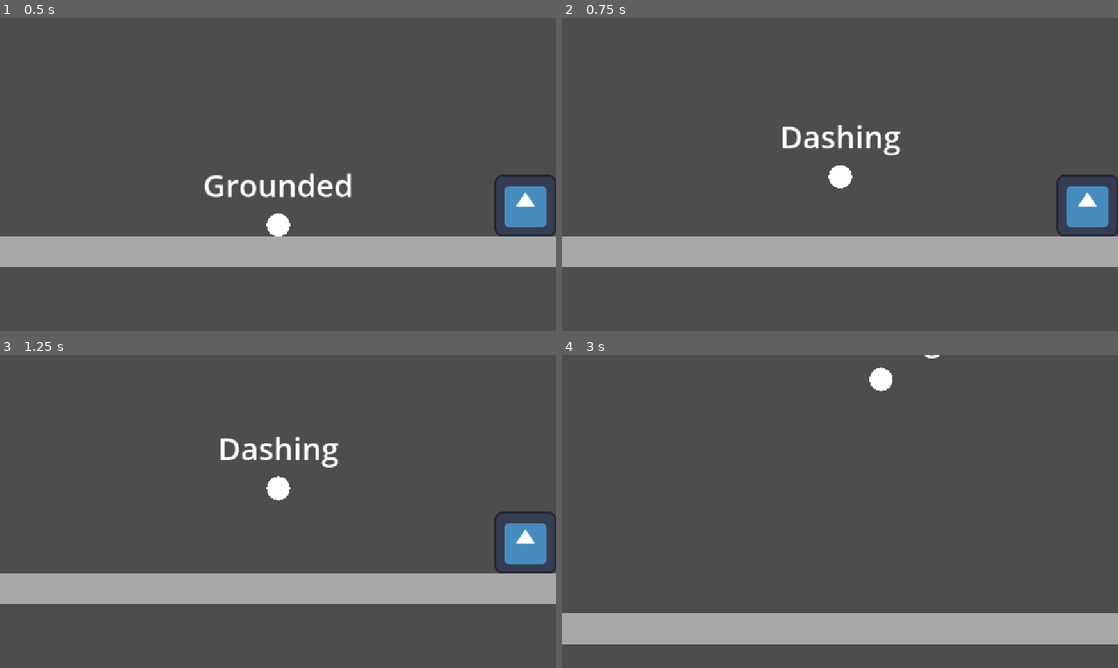
Above: before the commit, frames 1-4 (two rows, left to right).
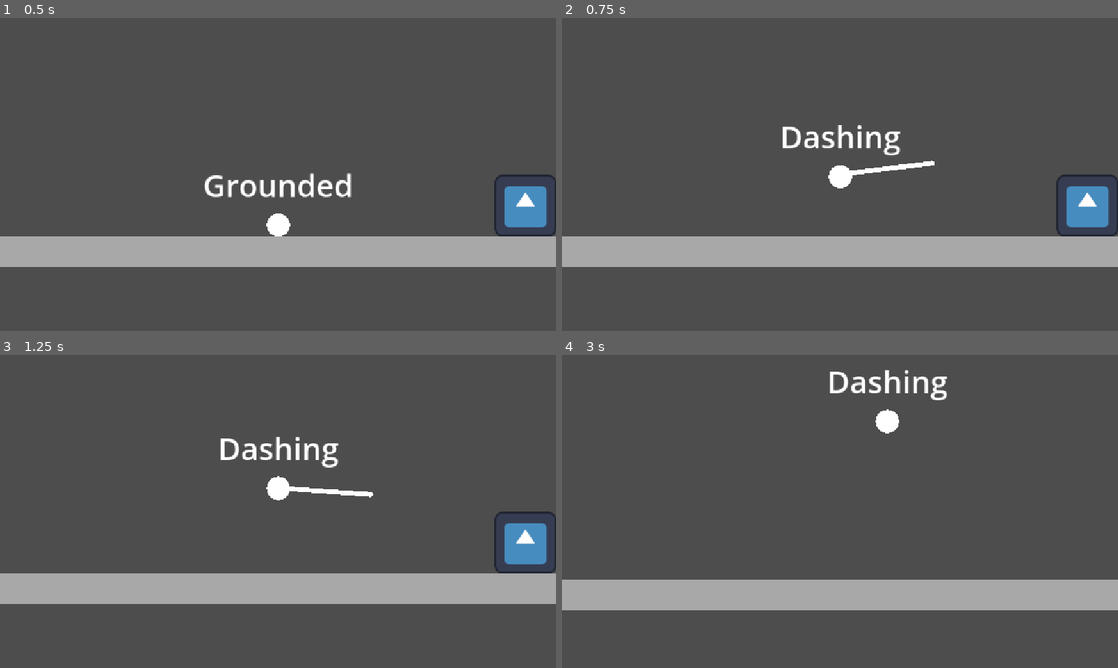
Above: after the commit, the same moments.

Repository: cookie1170/juice-test
Game: Godot game, scene res://levels/main.tscn
The game is run twice, just before and just after one commit, with the same random seed, the same clock (stepped at 60 frames per second) and the same inputs. The engine's default icon, where the game draws it, is replaced by a stand-in: a white triangle on a blue panel in a dark square.
Inputs (mouse positions are in pixels of both pictures, inside the frame that each line leads up to):
- Up to frame 1 (0.5 s): no input
- Up to frame 2 (0.75 s): tap Enter (ui_accept) at 0.5 s; move the mouse to (962, 158) at 0.52 s; press the mouse at (962, 158) at 0.53 s; hold D (right) from 0.53 s (still down)
- Up to frame 3 (1.25 s): keep holding D (right); tap Enter (ui_accept) at 0.77 s
- Up to frame 4 (3 s): release D (right) at 1.25 s; release the mouse at (962, 495) at 1.25 s; drag from (728, 527) to (840, 486) at 1.27 s; move the mouse to (895, 442) at 2.02 s; press the mouse at (895, 442) at 2.03 s; hold D (right) 2.03-2.75 s; release the mouse at (895, 442) at 2.75 s; drag from (812, 574) to (901, 486) at 2.77 s

Frame 1 is identical in both runs. In frame 2, 0.2% of the frame differs, in the area x 51-67%, y 45-51%; in frame 3, 0.2%; in frame 4, 21%, in the area x 0-100%, y 0-93%.

Commit message:
dash aim indicator and i frames

Diff:
--- a/common/hurtbox.gd
+++ b/common/hurtbox.gd
@@ -2,8 +2,14 @@
 extends Area2D
 
 @export_enum("Enemy", "Player") var type: int
+@export_range(0.0, 1.0, 0.05, "or_greater", "suffix:s") var total_i_frames: float = 0.1
+
+@onready var i_frame_timer: Timer = Timer.new()
 
 func _ready() -> void:
+	add_child(i_frame_timer)
+	i_frame_timer.one_shot = true
+	i_frame_timer.wait_time = total_i_frames
 	match type:
 		0:
 			collision_layer = 8
@@ -14,8 +20,11 @@
 
 
 func _physics_process(_delta: float) -> void:
+	if not i_frame_timer.is_stopped():
+		return
 	if has_overlapping_areas():
 		for area: Hitbox in get_overlapping_areas():
+			i_frame_timer.start()
 			get_hit(area)
 
 
--- a/levels/main.tscn
+++ b/levels/main.tscn
@@ -33,7 +33,7 @@
 
 [node name="Camera" type="Camera2D" parent="."]
 physics_interpolation_mode = 1
-position = Vector2(1.4013e-45, -128)
+position = Vector2(0, -128)
 ignore_rotation = false
 process_callback = 0
 
--- /dev/null
+++ b/player/dash_dir_indicator.gd
@@ -0,0 +1,13 @@
+extends Line2D
+
+@export var mesh: MeshInstance2D
+@export_range(0, 512, 1, "or_greater", "suffix:px") var max_dist: float
+
+var pos_tween: Tween
+
+
+func _process(delta: float) -> void:
+	set_point_position(0, mesh.global_position)
+	set_point_position(1, mesh.global_position - \
+	(mesh.global_position - get_global_mouse_position()). \
+	limit_length(max_dist))
--- a/player/dashing.gd
+++ b/player/dashing.gd
@@ -2,6 +2,7 @@
 
 @export var grounded_state: State
 @export var falling_state: State
+@export var dash_indicator: Line2D
 
 var vel_tween: Tween
 var time_tween: Tween
@@ -9,6 +10,7 @@
 
 func enter(_previous_state: State = null) -> void:
 	super()
+	dash_indicator.show()
 	has_pressed = false
 	if time_tween:
 		time_tween.kill()
@@ -22,6 +24,7 @@
 		vel_tween.kill()
 	if time_tween:
 		time_tween.kill()
+	dash_indicator.hide()
 	Engine.time_scale = 1.0
 
 
@@ -36,6 +39,7 @@
 
 
 func dash() -> void:
+	dash_indicator.hide()
 	has_pressed = true
 	if time_tween:
 		time_tween.kill()
@@ -46,8 +50,16 @@
 	vel_tween = get_tree().create_tween()
 	var dash_direction: Vector2 = owner.global_position. \
 	direction_to(get_global_mouse_position())
-	owner.velocity = owner.dash_vel * dash_direction
+	owner.velocity = owner.dash_vel * dash_direction * get_dash_vel_mult()
 	vel_tween.tween_property(owner, "velocity", Vector2.ZERO.lerp(owner.velocity, 0.5), owner.dash_time)
-	vel_tween.tween_callback(func():state_changed.emit(
+	vel_tween.tween_callback(func(): state_changed.emit(
 		grounded_state if owner.is_on_floor() else falling_state
 	))
+
+
+func get_dash_vel_mult() -> float:
+	var max_dist: float = dash_indicator.max_dist
+	var clamp_dist: float = clampf(owner.mesh.global_position. \
+	distance_to(get_global_mouse_position()), 0, max_dist)
+	var remapped_dist: float = remap(clamp_dist, 0.0, max_dist, 0.0, 1.0)
+	return remapped_dist
--- a/player/player.tscn
+++ b/player/player.tscn
@@ -1,6 +1,7 @@
-[gd_scene load_steps=14 format=3 uid="uid://lj17m112ehpt"]
+[gd_scene load_steps=15 format=3 uid="uid://lj17m112ehpt"]
 
 [ext_resource type="Script" uid="uid://c08p2djcihe2o" path="res://player/player_common.gd" id="1_4flbx"]
+[ext_resource type="Script" uid="uid://ck2pawb0jmb51" path="res://player/dash_dir_indicator.gd" id="2_8t03j"]
 [ext_resource type="Script" uid="uid://cjt6uuke0wuwe" path="res://player/state_machine.gd" id="2_rkbax"]
 [ext_resource type="Script" uid="uid://da6voysdihkup" path="res://player/grounded.gd" id="3_yw30f"]
 [ext_resource type="Script" uid="uid://utgixymvt17f" path="res://player/bouncing.gd" id="4_g6k8r"]
@@ -21,7 +22,7 @@
 [sub_resource type="CircleShape2D" id="CircleShape2D_rgyib"]
 radius = 16.0
 
-[node name="Player" type="CharacterBody2D" node_paths=PackedStringArray("hang_timer", "state_machine", "bouncing_state", "falling_state", "dashing_state", "grounded_state")]
+[node name="Player" type="CharacterBody2D" node_paths=PackedStringArray("hang_timer", "mesh", "state_machine", "bouncing_state", "falling_state", "dashing_state", "grounded_state")]
 physics_interpolation_mode = 1
 script = ExtResource("1_4flbx")
 peak_time = 0.45
@@ -33,6 +34,7 @@
 air_accel_mult = 0.25
 air_decel_mult = 0.25
 hang_timer = NodePath("HangTimer")
+mesh = NodePath("Mesh")
 state_machine = NodePath("StateMachine")
 bouncing_state = NodePath("StateMachine/Bouncing")
 falling_state = NodePath("StateMachine/Falling")
@@ -52,6 +54,21 @@
 unique_name_in_owner = true
 wait_time = 0.05
 one_shot = true
+
+[node name="DashAttackTimer" type="Timer" parent="."]
+unique_name_in_owner = true
+one_shot = true
+
+[node name="DashDirIndicator" type="Line2D" parent="." node_paths=PackedStringArray("mesh")]
+visible = false
+top_level = true
+points = PackedVector2Array(0, 0, 0, 0)
+joint_mode = 2
+begin_cap_mode = 2
+end_cap_mode = 2
+script = ExtResource("2_8t03j")
+mesh = NodePath("../Mesh")
+max_dist = 192.0
 
 [node name="StateMachine" type="Node2D" parent="." node_paths=PackedStringArray("default_state")]
 script = ExtResource("2_rkbax")
@@ -77,10 +94,11 @@
 hang_timer = NodePath("../../HangTimer")
 metadata/_custom_type_script = "uid://d3mvxnoga10c0"
 
-[node name="Dashing" type="Node2D" parent="StateMachine" node_paths=PackedStringArray("grounded_state", "falling_state")]
+[node name="Dashing" type="Node2D" parent="StateMachine" node_paths=PackedStringArray("grounded_state", "falling_state", "dash_indicator")]
 script = ExtResource("5_qjkh3")
 grounded_state = NodePath("../Grounded")
 falling_state = NodePath("../Falling")
+dash_indicator = NodePath("../../DashDirIndicator")
 metadata/_custom_type_script = "uid://d3mvxnoga10c0"
 
 [node name="StateLabel" type="Label" parent="." node_paths=PackedStringArray("state_machine")]
@@ -108,6 +126,7 @@
 [node name="Hurtbox" type="Area2D" parent="."]
 script = ExtResource("8_rgyib")
 type = 1
+total_i_frames = 1.0
 metadata/_custom_type_script = "uid://pt8x4gqtpuhh"
 
 [node name="Collider" type="CollisionShape2D" parent="Hurtbox"]
--- a/player/player_common.gd
+++ b/player/player_common.gd
@@ -25,6 +25,7 @@
 
 @export_group("Nodes")
 @export var hang_timer: Timer
+@export var mesh: MeshInstance2D
 @export var state_machine: StateMachine
 @export var bouncing_state: State
 @export var falling_state: State
@@ -91,11 +92,11 @@
 		)
 
 
-func get_hit(hitbox: Hitbox) -> void:
+func get_hit(_hitbox: Hitbox) -> void:
 	pass
 
 
-func on_hit(hurtbox: Hurtbox) -> void:
+func on_hit(_hurtbox: Hurtbox) -> void:
 	if Input.is_action_pressed("bounce"):
 		state_machine.change_state(bouncing_state)
 		velocity.y *= 1.25
Not shown, added: player/dash_dir_indicator.gd.uid
